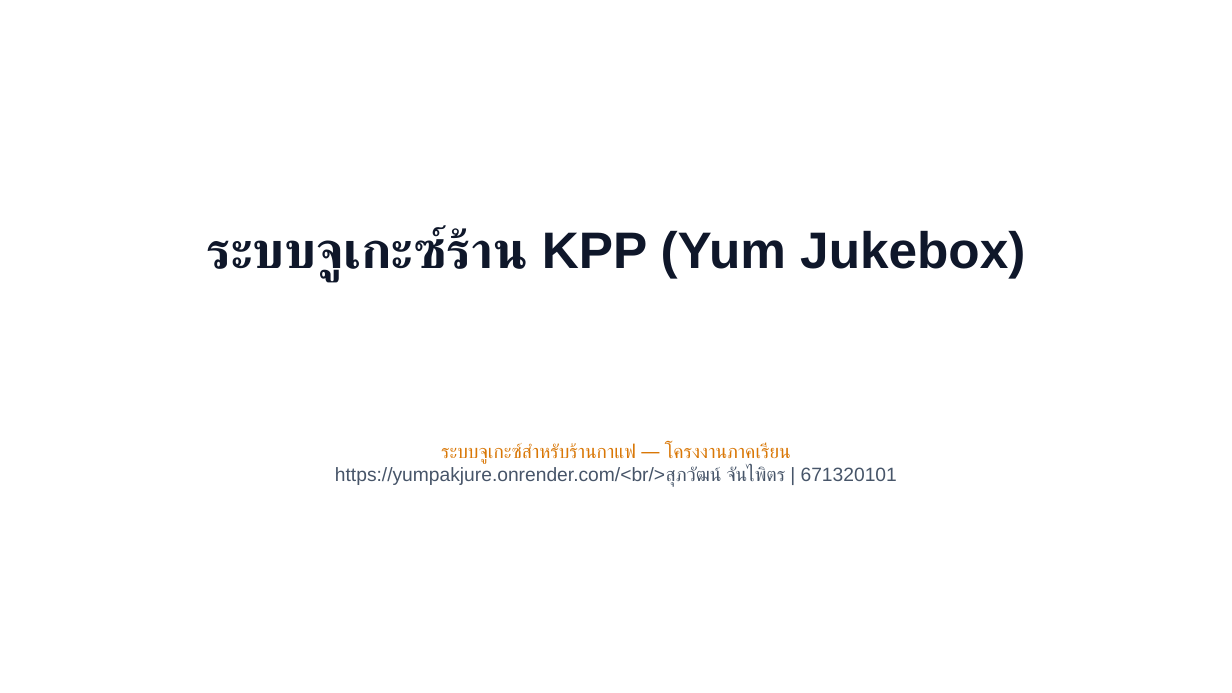
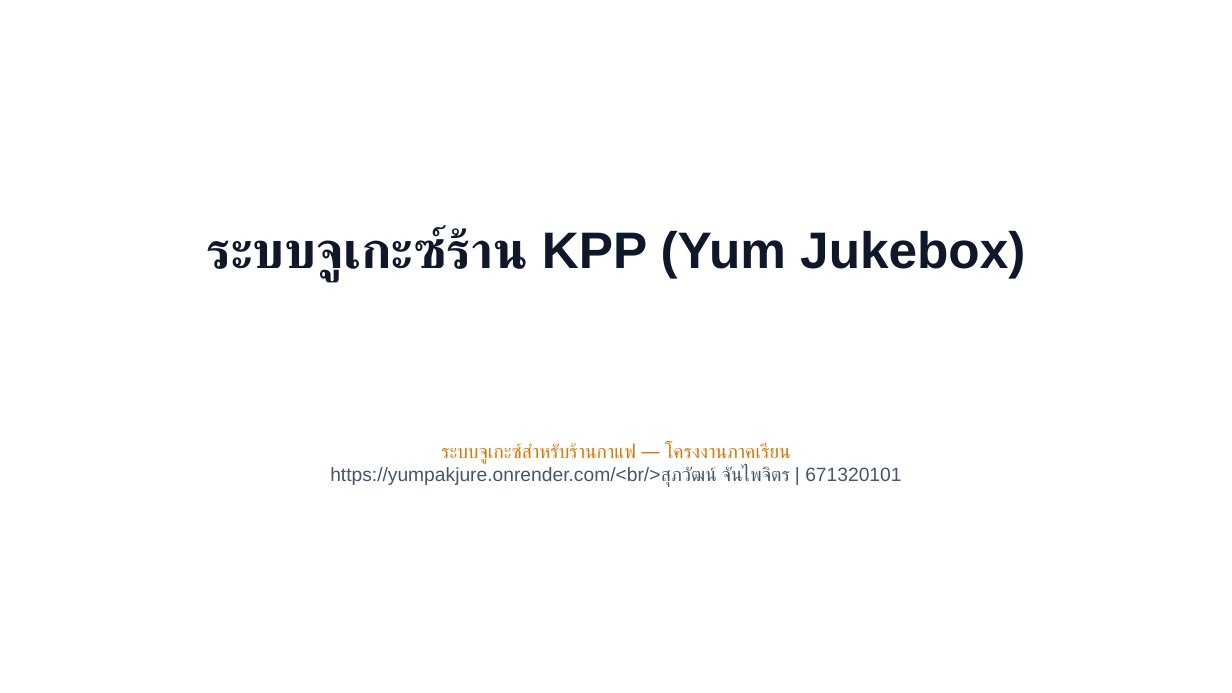
Before and after one commit to tlemtv098-dotcom/YumparkjureQRsong, a slide deck: slide 1 of deliverables/ไฟล์นำเสนอ.pptx. Drawn at 1232x693 pixels with LibreOffice and Linux fonts; fonts in the diff are those of the drawing. Boxes give left, top, right and bottom in pixels: in the first picture for what was removed or moved away, otherwise in the second. Text is boxed around its words. In the diff, an @@ line names an element or a change of style, - is before the commit and + after.

```diff
--- a/deliverables/ไฟล์นำเสนอ.pptx
+++ b/deliverables/ไฟล์นำเสนอ.pptx
@@ text at <box>330,466,901,487</box>: text changed @@
-https://yumpakjure.onrender.com/<br/>สุภวัฒน์ จันไพิตร | 671320101
+https://yumpakjure.onrender.com/<br/>สุภวัฒน์ จันไพจิตร | 671320101
```
Also in this commit, not shown: 1 other slide changed, 4 other files.
